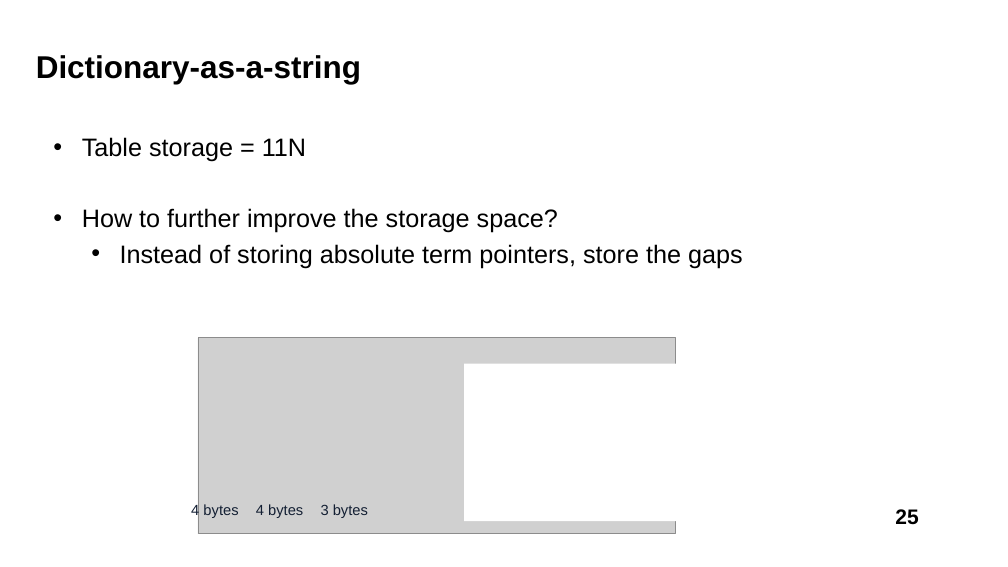
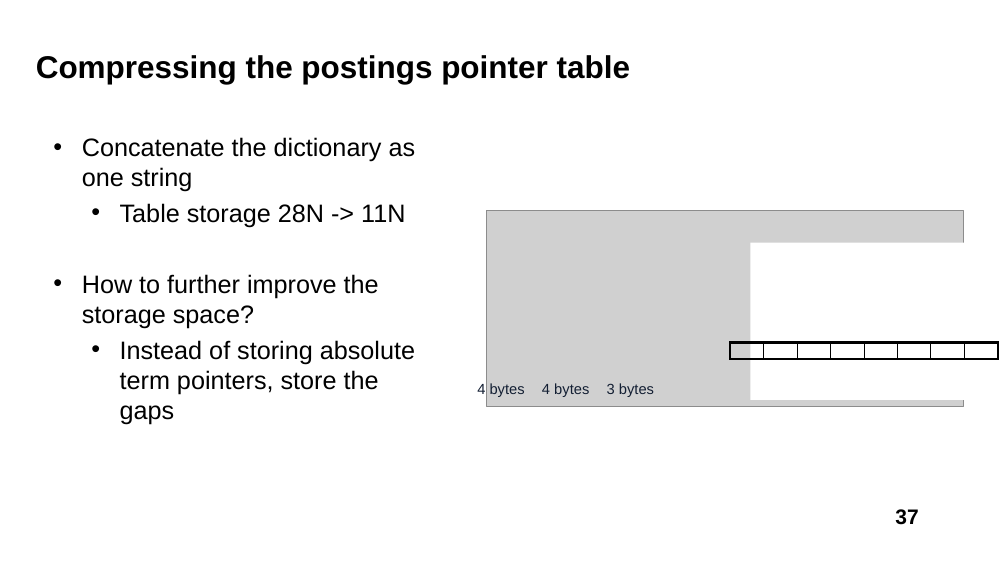
Before and after one commit to liususan091219/liususan091219.github.io, a slide deck: slide 37 of teaching/cs589_21f/slides/4_infr.pptx (slide 25 before the commit). Drawn at 1008x567 pixels with LibreOffice and Linux fonts; fonts in the diff are those of the drawing; grey boxes stand for pictures. Boxes give left, top, right and bottom in pixels: in the first picture for what was removed or moved away, otherwise in the second. Text is boxed around its words. In the diff, an @@ line names an element or a change of style, - is before the commit and + after.

```diff
--- a/teaching/cs589_21f/slides/4_infr.pptx
+++ b/teaching/cs589_21f/slides/4_infr.pptx
@@ title at (36, 55, 630, 84): text changed @@
-Dictionary-as-a-string
+Compressing the postings pointer table
@@ text at (82, 137, 416, 228): text changed @@
-• Table storage = 11N
+• Concatenate the dictionary as one string
+  • Table storage 28N -> 11N
@@ picture: place and size @@
-picture at (198, 338, 675, 534)
+picture at (487, 211, 964, 407)
@@ 3 texts, 1 rectangle: place and size @@
-3 texts, 1 rectangle at (191, 364, 715, 521)
+3 texts, 1 rectangle at (477, 243, 1001, 400)
@@ group added at (730, 343, 998, 359): 4 rectangles, 1 line @@
@@ page number at (895, 509, 918, 525): text changed @@
-25
+37
```
Also in this commit, not shown: 6 other slides changed, 38 slides added, 28 slides removed, 3 other files.
